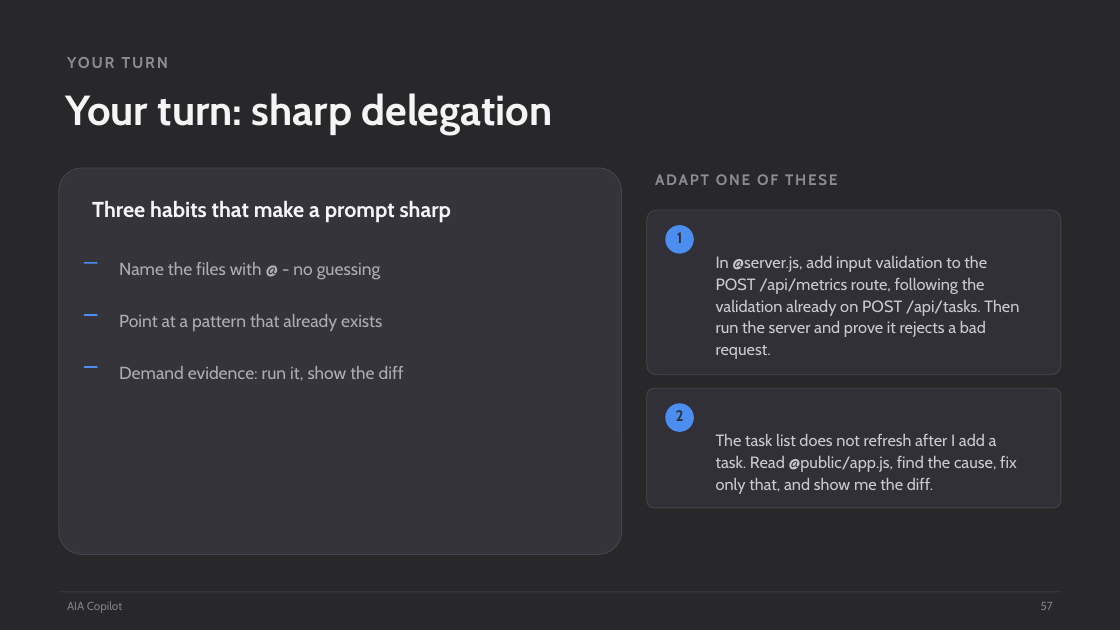
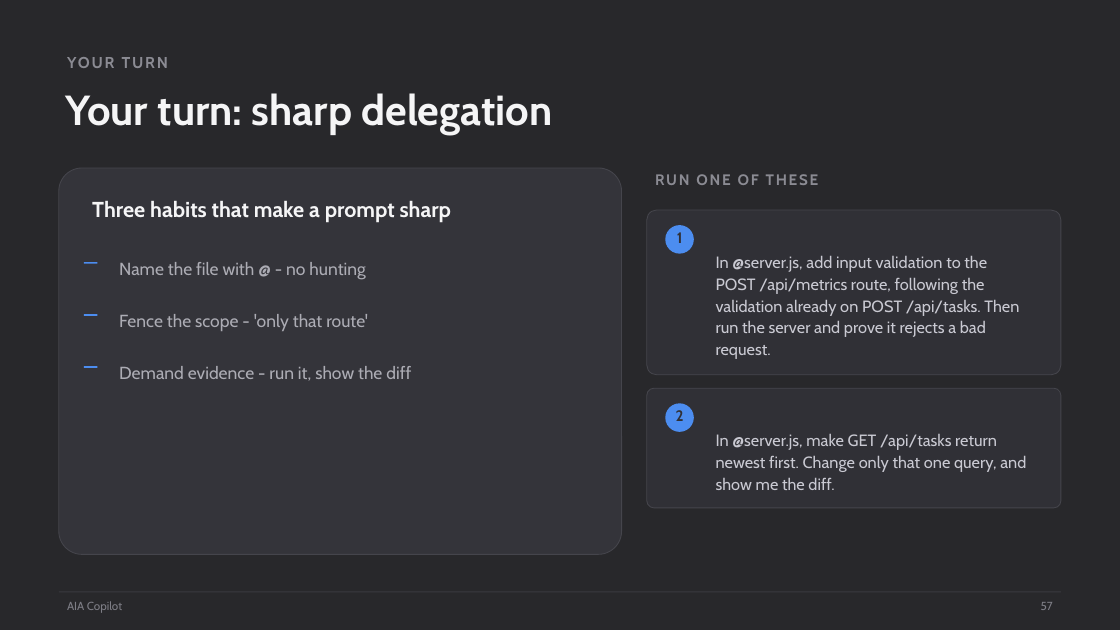
Before and after one commit to scottrhay/AIA-ClaudeCopilot, a slide deck: slide 57 of claude-code-3day/slides/Day1_Claude_Code_Fundamentals.pptx. Drawn at 1120x630 pixels with LibreOffice and Linux fonts; fonts in the diff are those of the drawing. Boxes give left, top, right and bottom in pixels: in the first picture for what was removed or moved away, otherwise in the second. Text is boxed around its words. In the diff, an @@ line names an element or a change of style, - is before the commit and + after.

Commit message:
Slide 57: replace fake-bug prompt with a real change request; both prompts now target server.js which every Lab 1A build produces

```diff
--- a/claude-code-3day/slides/Day1_Claude_Code_Fundamentals.pptx
+++ b/claude-code-3day/slides/Day1_Claude_Code_Fundamentals.pptx
@@ text at (x1=655, y1=174, x2=819, y2=185): text changed @@
-ADAPT ONE OF THESE
+RUN ONE OF THESE
@@ text at (x1=119, y1=262, x2=365, y2=280): text changed @@
-Name the files with @ - no guessing
+Name the file with @ - no hunting
@@ text at (x1=119, y1=314, x2=368, y2=331): text changed @@
-Point at a pattern that already exists
+Fence the scope - 'only that route'
@@ text at (x1=119, y1=366, x2=411, y2=380): text changed @@
-Demand evidence: run it, show the diff
+Demand evidence - run it, show the diff
@@ text at (x1=716, y1=434, x2=1026, y2=490): text changed @@
-The task list does not refresh after I add a task. Read @public/app.js, find the cause, fix only that, and show me the diff.
+In @server.js, make GET /api/tasks return newest first. Change only that one query, and show me the diff.
```
